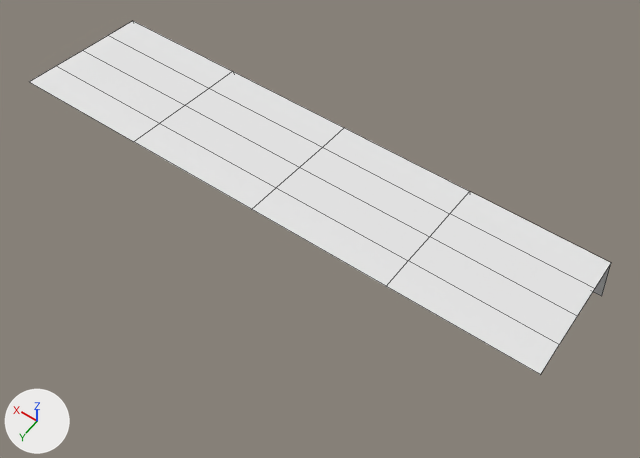
Two versions of the FBX model Assets/Art/Hoang/mesh/field2.fbx, one commit apart.
Rendered twice from a 50 mm camera at (-0.316, 0.957, 1.446) aimed at (0.328, 0.055, 0.029). Lighting does not change. The marker at lower left points along +X, +Y and +Z. The older version comes first. Mesh edges are drawn as thin lines. Where no turn or scale is listed for an object, it has been applied to the vertices.
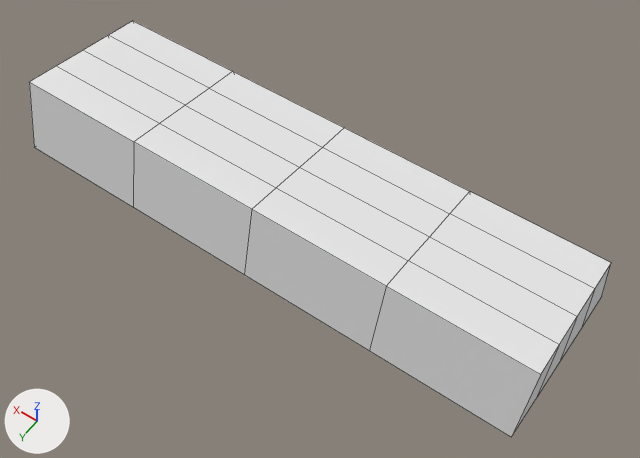
Commit message: field update

Edits to the scene script, one JSON object a line:
```json
{"block": "me_cube_004", "where": "# used by ob_cube_001; location = (0.0, 0.0, 0.0)"}
{"block": "me_cube_004", "where": "# verts and faces of me_cube_004; kept vertices keep their numbers, new ones are numbered from 30"}
{"block": "me_cube_004", "where": "# before: 0 (-0.198, 0.174, 0.158) at pixel (540, 374), 1 (0.999, 0.174, 0.158) at pixel (29, 81), 2 (-0.202, -0.152, -0.007) at pixel (601, 296), 3 (-0.198, -0.102, 0.158) at pixel (611, 262), 4 (0.966, -0.152, -0.007)"}
{"block": "me_cube_004", "where": "# before: 5 (0.958, -0.102, 0.158) at pixel (132, 20), 6 (0.989, 0.105, 0.158) at pixel (56, 65), 7 (0.978, 0.036, 0.158) at pixel (82, 50), 8 (0.968, -0.033, 0.158) at pixel (108, 35), 9 (-0.198, -0.033, 0.158) at pixel (594, 288)"}
{"block": "me_cube_004", "where": "# before: 10 (-0.198, 0.036, 0.158) at pixel (577, 316), 11 (-0.198, 0.105, 0.158) at pixel (559, 344), 12 (0.101, 0.174, 0.158) at pixel (386, 286), 13 (0.4, 0.174, 0.158) at pixel (251, 209), 14 (0.7, 0.174, 0.158) at pixel (133, 141)"}
{"op": "remove", "block": "me_cube_004", "code": "me_cube_004.from_pydata(...)  # 30 vertices, 20 faces; spans x -0.202..0.999, y -0.152..0.174, z -0.007..0.158"}
{"op": "add", "block": "me_cube_004", "code": "me_cube_004.from_pydata(...)  # 41 vertices, 32 faces; spans x -0.202..0.999, y -0.152..0.215, z -0.007..0.158"}
{"block": "me_cube_004", "change": "me_cube_004 part 1"}
{"op": "add", "block": "me_cube_004", "code": "for new, old in zip([*range(30, 35)], [0, 1, 12, 13, 14]): verts[new] = verts[old] + (0.0, 0.041, -0.165)"}
{"op": "add", "block": "me_cube_004", "code": "verts[35] = (0.974, -0.06, -0.007)"}
{"op": "add", "block": "me_cube_004", "code": "verts[36] = (0.982, 0.032, -0.007)"}
{"op": "add", "block": "me_cube_004", "code": "verts[37] = (0.99, 0.123, -0.007)"}
{"op": "add", "block": "me_cube_004", "code": "verts[38] = (-0.201, -0.06, -0.007)  # pixel (581, 328)"}
{"op": "add", "block": "me_cube_004", "code": "verts[39] = (-0.2, 0.032, -0.007)  # pixel (559, 362)"}
{"op": "add", "block": "me_cube_004", "code": "verts[40] = (-0.199, 0.123, -0.007)  # pixel (535, 399)"}
{"op": "add", "block": "me_cube_004", "code": "faces += [(13, 14, 34, 33), (0, 12, 32, 30), (1, 31, 34, 14), (12, 13, 33, 32), (1, 6, 37, 31), (4, 35, 8, 5)]"}
{"op": "add", "block": "me_cube_004", "code": "faces += [(7, 8, 35, 36), (6, 7, 36, 37), (0, 30, 40, 11), (2, 3, 9, 38), (9, 10, 39, 38), (10, 11, 40, 39)]"}
```

Pixel boxes (x1, y1, x2, y2) of what changed, in the pictures (640 x 458 px):
```json
{"object": "Cube.001", "change": "reshaped", "before": [30, 21, 611, 375], "after": [29, 21, 611, 437], "on screen": "17% taller"}
{"part": 1, "of": "me_cube_004", "change": "added", "after": [29, 82, 611, 437]}
```
